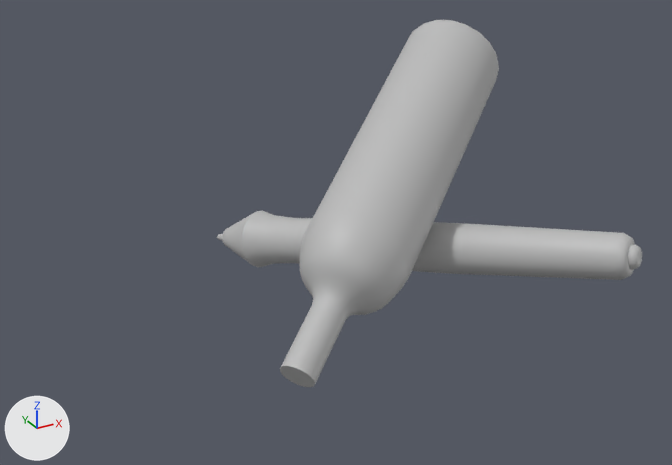
The FBX model Assets/Art/Model/ChessAdditive/Chess_24.fbx, before and after one commit.
Rendered twice from a 50 mm camera at (-0.0287, -0.0573, 0.0398) aimed at (0.0062, 0.0062, 0.0081). Lighting does not change. The marker at lower left points along +X, +Y and +Z. The older version comes first. Where no turn or scale is listed for an object, it has been applied to the vertices.

The scene before the commit, as lines of its bpy script (objects in view):
```python
me_mesh = bpy.data.meshes.new('Mesh')
me_mesh.from_pydata(...)  # 564 vertices, 600 faces; spans x -0.0021..0.0295, y -0.0094..0.0306, z -0.0032..0.0225
me_mesh.materials.append(mat_lambert14)  # grey #bcbcbc
ob_chess_24 = bpy.data.objects.new('Chess_24', me_mesh)
ob_chess_24.location = (0.0, 0.0, 0.0)
```
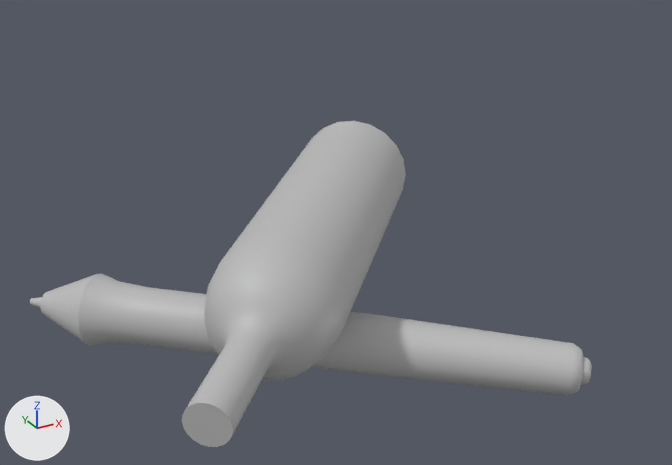
Changed parts and their boxes [x1, y1, x2, y2] in the pictures (672 x 465 px; the box of a moved part takes in the faces that stretch with it):
'Chess_24', reshaped (32% wider, 11% shorter): before [217, 20, 642, 387]; after [30, 121, 592, 447]
part 1 of me_mesh, moved or reshaped: before [217, 210, 642, 280]; after [30, 274, 592, 395]
part 2 of me_mesh, moved or reshaped: before [280, 20, 499, 387]; after [182, 121, 406, 447]

The change, as a list of edits to the scene's bpy script:
```text
Change me_mesh:
    used by ob_chess_24; location = (0.0, 0.0, 0.0)
    remove me_mesh.from_pydata(...)  # 564 vertices, 600 faces; spans x -0.0021..0.0295, y -0.0094..0.0306, z -0.0032..0.0225
    add me_mesh.from_pydata(...)  # 564 vertices, 600 faces; spans x -0.0178..0.0167, y -0.0164..0.0167, z 0.0..0.0153
    me_mesh part 1: the loose piece of 302 vertices spanning x 0.0047..0.0271, y -0.0094..0.0306, z -0.0032..0.0092 is multiplied about its middle by the matrix ((0.835, -0.307, 0.456), (0.24, 0.95, 0.201), (-0.495, -0.058, 0.867)), then moved by (-0.0162, -0.0099, -0.0004)
    me_mesh part 2: 262 of 564 vertices moved; they spanned x -0.0021..0.0295, y -0.0019..0.0223, z -0.0016..0.0225 and now span x -0.0151..0.0157, y -0.0164..0.0167, z 0.0045..0.0153; mean shift (-0.013, -0.0104, 0.0023); largest move (-0.0011, 0.0006, -0.0012) -> (-0.0148, -0.0145, 0.0079)
```
